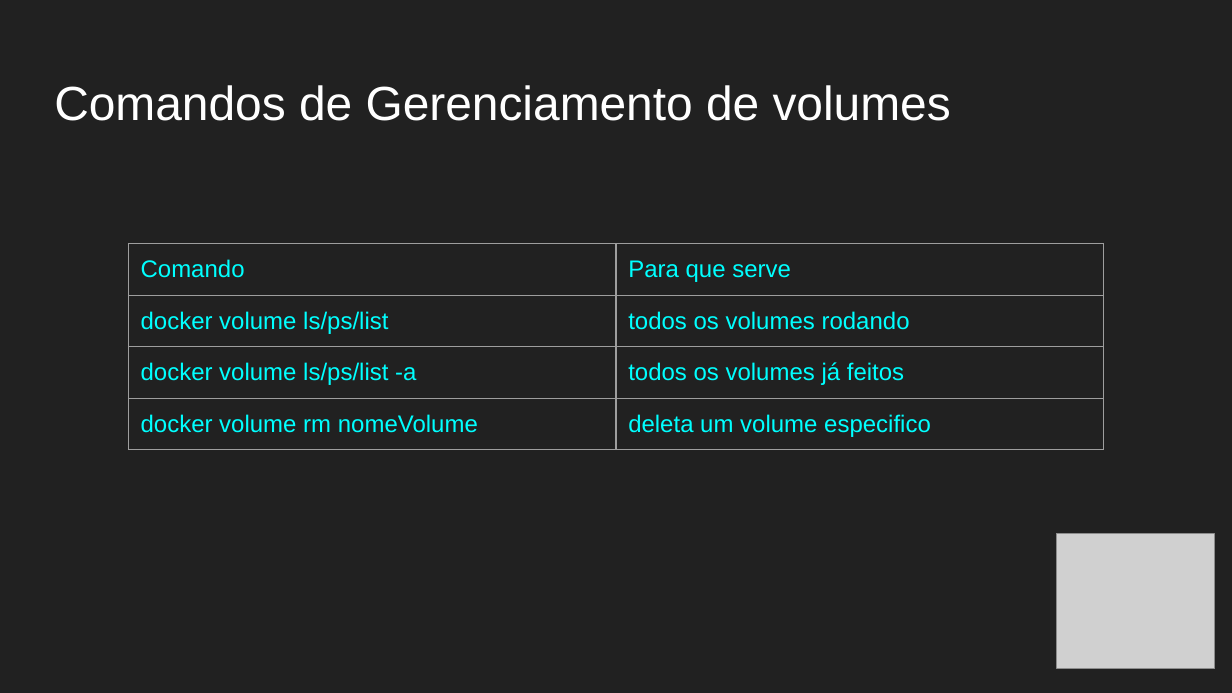
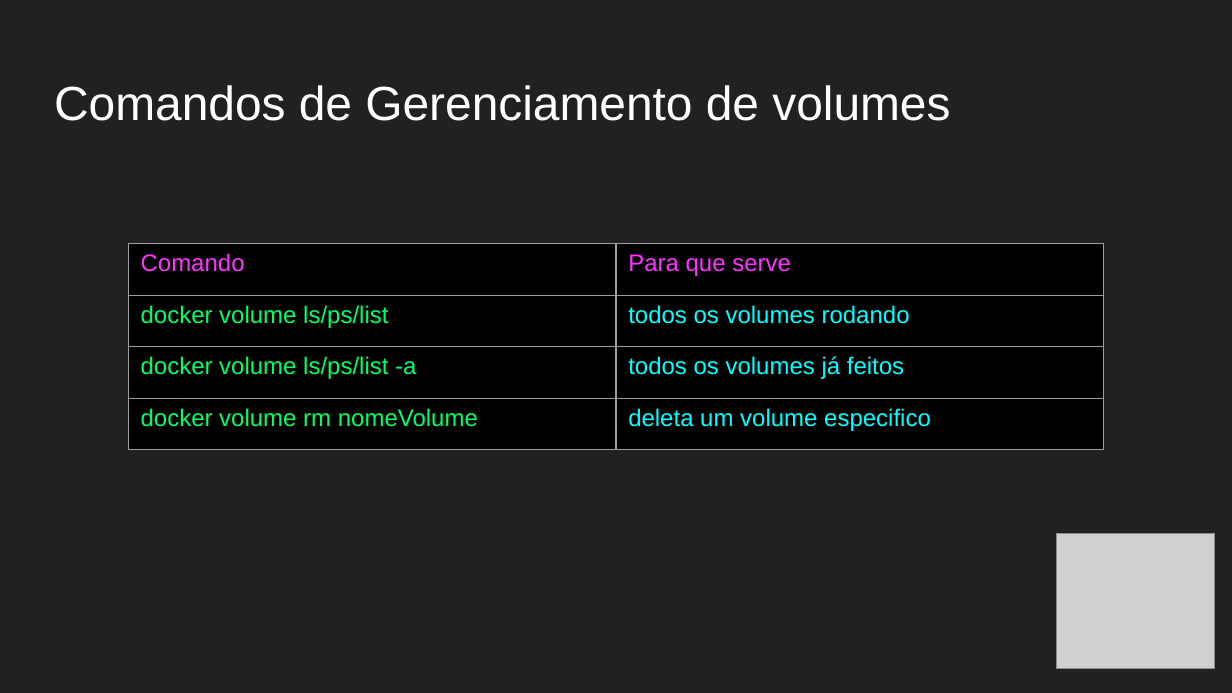
Before and after one commit to F4NT0/D0CK3R, a slide deck: slide 17 of Aula_Docker.pptx (slide 16 before the commit). Drawn at 1232x693 pixels with LibreOffice and Linux fonts; fonts in the diff are those of the drawing; grey boxes stand for pictures. Boxes give left, top, right and bottom in pixels: in the first picture for what was removed or moved away, otherwise in the second. Text is boxed around its words. In the diff, an @@ line names an element or a change of style, - is before the commit and + after.

```diff
--- a/Aula_Docker.pptx
+++ b/Aula_Docker.pptx
@@ table at bbox=[128, 244, 1104, 450] @@
@@ fill none to #000000 in 8 cells @@
@@ text colour #00FFFF to #FF33FF in "Comando", "Para que serve" @@
@@ text colour #00FFFF to #00FF66 in "docker volume ls/ps/list", "docker volume ls/ps/list -a", "docker volume rm nomeVolume" @@
@@ borders changed @@
```
Also in this commit, not shown: 27 other slides changed, 1 slide added.
